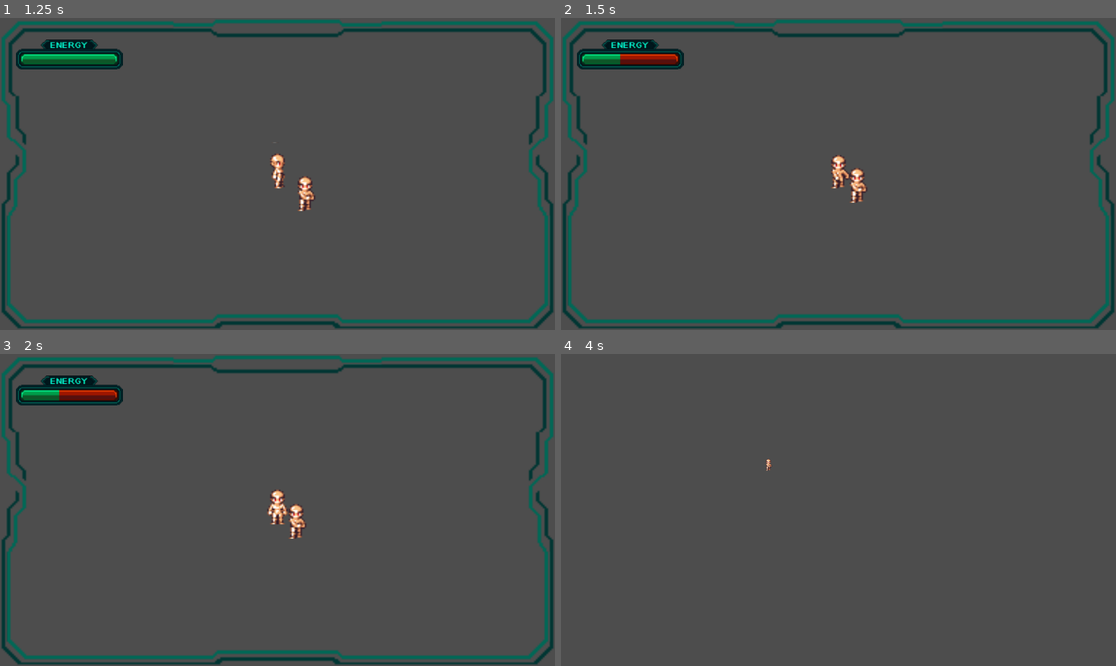
Above: before the commit, frames 1-4 (two rows, left to right).
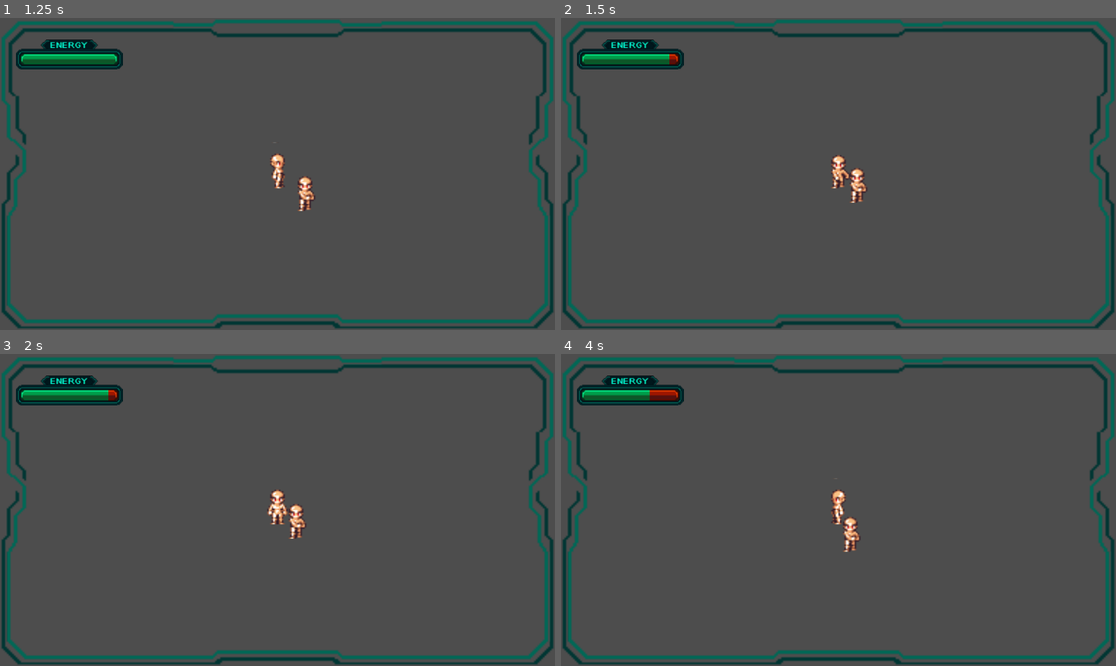
Above: after the commit, the same moments.

Repository: diego-ferrand/gwj-81
Game: Godot game, scene res://world.tscn
The game is run twice, just before and just after one commit, with the same random seed, the same clock (stepped at 60 frames per second) and the same inputs.
Inputs:
- Up to frame 1 (1.25 s): hold D (right) from 0.53 s (still down); hold J (primary) from 0.53 s (still down)
- Up to frame 2 (1.5 s): release D (right) at 1.28 s; release J (primary) at 1.28 s; hold S (down) from 1.28 s (still down); tap J (primary) at 1.35 s
- Up to frame 3 (2 s): keep holding S (down)
- Up to frame 4 (4 s): tap Enter at 2 s; release S (down) at 2.03 s; hold D (right) 2.03-2.78 s; hold J (primary) 2.03-2.78 s; hold W (up) 2.78-3.53 s; tap J (primary) at 2.85 s; hold A (left) from 3.53 s (still down); hold J (primary) from 3.53 s (still down)

Frame 1 is identical in both runs. In frame 2, 0.3% of the frame differs, in the area x 10-20%, y 11-15%; in frame 3, 0.3%; in frame 4, 9.4%, in the area x 0-100%, y 0-100%.

Commit message:
Changed health and started working with tileset

Diff:
--- a/enemy/enemy.gd
+++ b/enemy/enemy.gd
@@ -77,14 +77,12 @@
 	move_and_slide()
 
 func attack() -> void:
-	print("Attacking")
 	weapon_hitbox.look_at(player.global_position)
 	weapon_hitbox.rotation -= deg_to_rad(90)
 	attack_area.monitoring = true
 	cooldown_timer.start()
 
 func take_damage(amount: int) -> void:
-	print("Ouch!")
 	health -= amount
 	if health <= 0:
 		die()
--- a/player/controller.gd
+++ b/player/controller.gd
@@ -6,7 +6,7 @@
 
 var is_attacking: bool = false
 var input_vector := Vector2.ZERO
-var health: int = max_health
+var health: int = 1
 
 @onready var animation_tree = $AnimationTree
 
@@ -18,7 +18,9 @@
 
 
 func _ready():
+	health = max_health
 	health_bar.max_value = max_health
+	health_bar.value = health
 
 func _physics_process(delta: float) -> void:
 	if is_attacking:
@@ -56,8 +58,8 @@
 	animation_tree["parameters/Attack/blend_position"] = input_vector
 
 func take_damage(amount: int) -> void:
-	print("Ouch!")
 	health -= amount
+
 	if health <= 0:
 		die()
 		return
--- a/player/player.tscn
+++ b/player/player.tscn
@@ -595,7 +595,7 @@
 
 [node name="Player" type="CharacterBody2D" groups=["damageable", "player"]]
 script = ExtResource("1_sqf0m")
-max_health = 5
+max_health = 10
 
 [node name="Control" type="Control" parent="."]
 layout_mode = 3
--- a/world.tscn
+++ b/world.tscn
@@ -1,7 +1,9 @@
-[gd_scene load_steps=3 format=3 uid="uid://ix72t7eb7cd"]
+[gd_scene load_steps=4 format=3 uid="uid://ix72t7eb7cd"]
 
 [ext_resource type="PackedScene" uid="uid://dpkc65o5ybi5" path="res://player/player.tscn" id="1_f3sb7"]
 [ext_resource type="PackedScene" uid="uid://b1nrvna48mo0x" path="res://enemy/enemy.tscn" id="2_fj7yv"]
+
+[sub_resource type="TileSet" id="TileSet_fj7yv"]
 
 [node name="World" type="Node2D"]
 
@@ -10,3 +12,9 @@
 
 [node name="Enemy" parent="." instance=ExtResource("2_fj7yv")]
 position = Vector2(464, 289)
+
+[node name="Environment" type="Node2D" parent="."]
+
+[node name="TileMap" type="TileMap" parent="Environment"]
+tile_set = SubResource("TileSet_fj7yv")
+format = 2
Binary file added: level/import/environment.png
Not shown, added: level/import/environment.png.import
